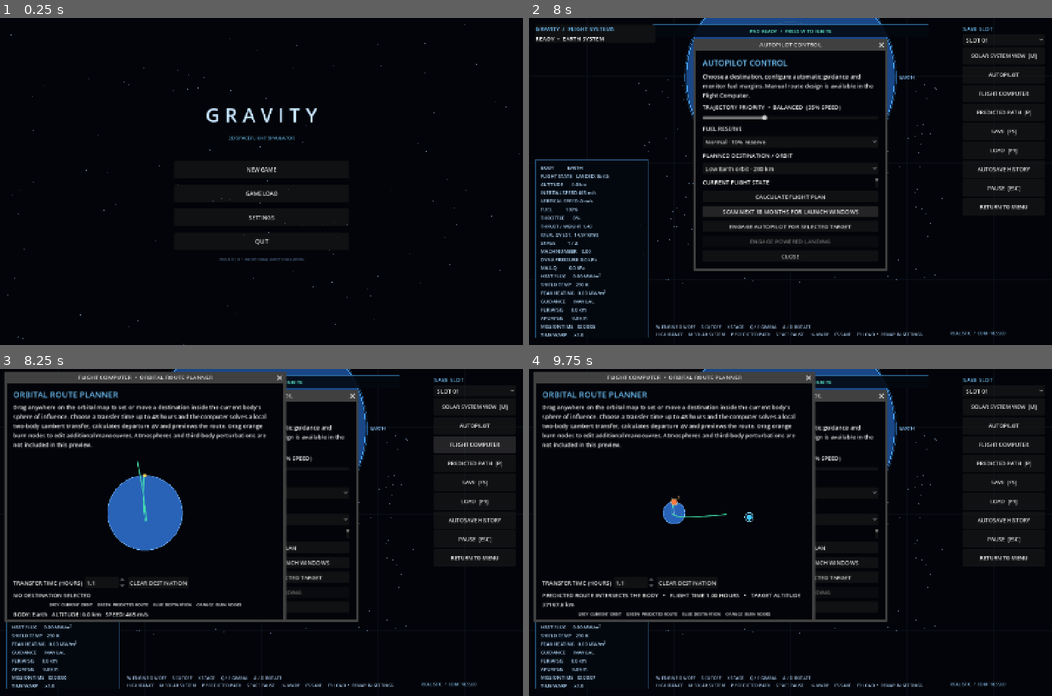
Above: before the commit, frames 1-4 (two rows, left to right).
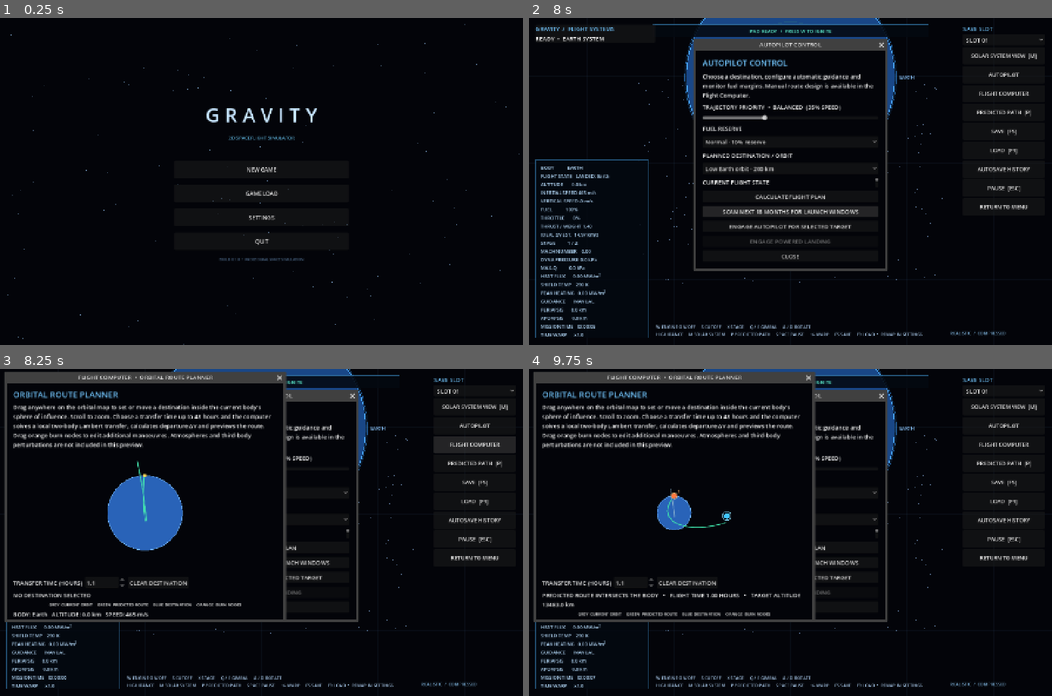
Above: after the commit, the same moments.

Repository: Blagos1195/Gravity-simulator
Game: Godot game, scene res://scenes/main.tscn
Same seed, same stepped clock (60 frames per second), same inputs: the game is played once before the commit and once after it.
Inputs:
- Up to frame 1 (0.25 s): no input
- Up to frame 2 (8 s): click "NEW GAME" at 0.5 s; click "CONTINUE TO ROCKET BUILDER" at 1.25 s; click "LAUNCH VEHICLE" at 2 s; click "SLOT 01" at 2.75 s; click "SOLAR SYSTEM VIEW [M]" at 3.5 s; click "AUTOPILOT" at 4.25 s; click "Normal · 10% reserve" at 5 s; click "Normal · 10% reserve" at 5.75 s; click "SCAN NEXT 18 MONTHS FOR LAUNC…" at 6.5 s; click "SCAN NEXT 18 MONTHS FOR LAUNC…" at 7.25 s
- Up to frame 3 (8.25 s): click "FLIGHT COMPUTER" at 8 s
- Up to frame 4 (9.75 s): click "PREDICTED PATH [P]" at 8.75 s; click "Low Earth orbit · 200 km" at 9.5 s

Frames 1-2 are identical in both runs. In frame 3, 1.5% of the frame differs, in the area x 2-52%, y 13-25%; in frame 4, 2.1%, in the area x 2-52%, y 13-73%.

Commit message:
Add zoomable orbital route planning map

Diff:
--- a/Gravity/scripts/route_planner.gd
+++ b/Gravity/scripts/route_planner.gd
@@ -46,10 +46,19 @@
 	var has_target := false
 	var plot_scale := 1.0
 	var plot_center := Vector2.ZERO
+	var interaction_scale := 1.0
+	var interaction_center := Vector2.ZERO
+	var zoom_factor := 1.0
 
 	func _gui_input(event: InputEvent) -> void:
-		if event is InputEventMouseButton and event.button_index == MOUSE_BUTTON_LEFT:
+		if event is InputEventMouseButton and event.button_index in [MOUSE_BUTTON_WHEEL_UP, MOUSE_BUTTON_WHEEL_DOWN]:
+			zoom_factor = clampf(zoom_factor * (1.15 if event.button_index == MOUSE_BUTTON_WHEEL_UP else 1.0 / 1.15), 0.25, 4.0)
+			queue_redraw()
+			accept_event()
+		elif event is InputEventMouseButton and event.button_index == MOUSE_BUTTON_LEFT:
 			if event.pressed:
+				interaction_scale = plot_scale
+				interaction_center = plot_center
 				dragging_node = _nearest_node(event.position)
 				dragging_target = dragging_node < 0
 				if dragging_node >= 0:
@@ -74,7 +83,9 @@
 				accept_event()
 
 	func _screen_to_world(screen_position: Vector2) -> Vector2:
-		return Vector2((screen_position.x - plot_center.x) / plot_scale, -(screen_position.y - plot_center.y) / plot_scale)
+		var scale_value := interaction_scale if dragging_target or dragging_node >= 0 else plot_scale
+		var center_value := interaction_center if dragging_target or dragging_node >= 0 else plot_center
+		return Vector2((screen_position.x - center_value.x) / scale_value, -(screen_position.y - center_value.y) / scale_value)
 
 	func _nearest_node(mouse_position: Vector2) -> int:
 		if node_positions.is_empty() or plot_scale <= 0.0:
@@ -108,7 +119,7 @@
 		for point in planned_path:
 			extent = maxf(extent, point.length())
 		extent = maxf(1.0, extent * 1.08)
-		plot_scale = minf(size.x, size.y) * 0.46 / extent
+		plot_scale = minf(size.x, size.y) * 0.46 / extent * zoom_factor
 		plot_center = size * 0.5
 		var center: Vector2 = plot_center
 		var body_screen_radius: float = maxf(4.0, body_radius * plot_scale)
@@ -166,7 +177,7 @@
 	root.add_child(heading)
 
 	var description := Label.new()
-	description.text = "Drag anywhere on the orbital map to set or move a destination inside the current body's sphere of influence. Choose a transfer time up to 48 hours an …(234 unchanged characters)…
+	description.text = "Drag anywhere on the orbital map to set or move a destination inside the current body's sphere of influence. Scroll to zoom. Choose a transfer time up to 48 hours an …(234 unchanged characters)…
 	description.autowrap_mode = TextServer.AUTOWRAP_WORD_SMART
 	root.add_child(description)
 
